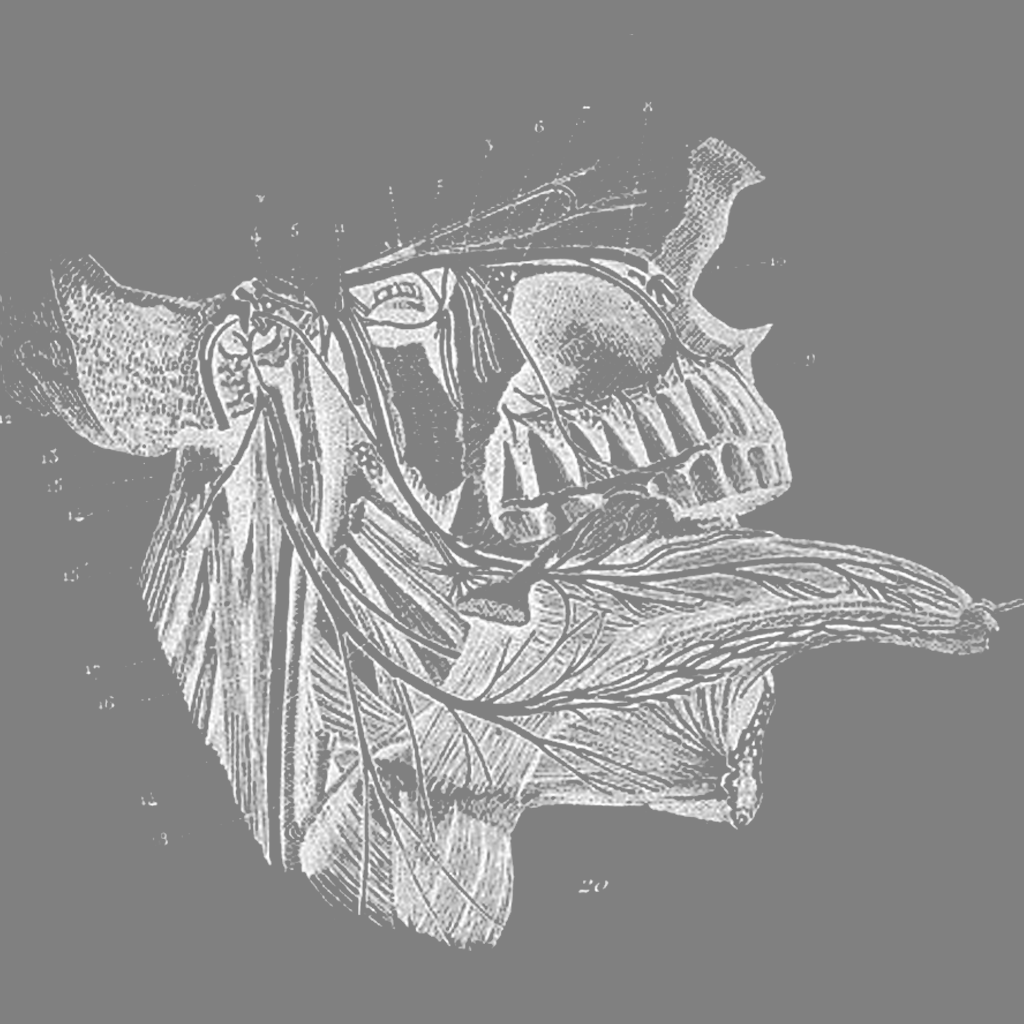
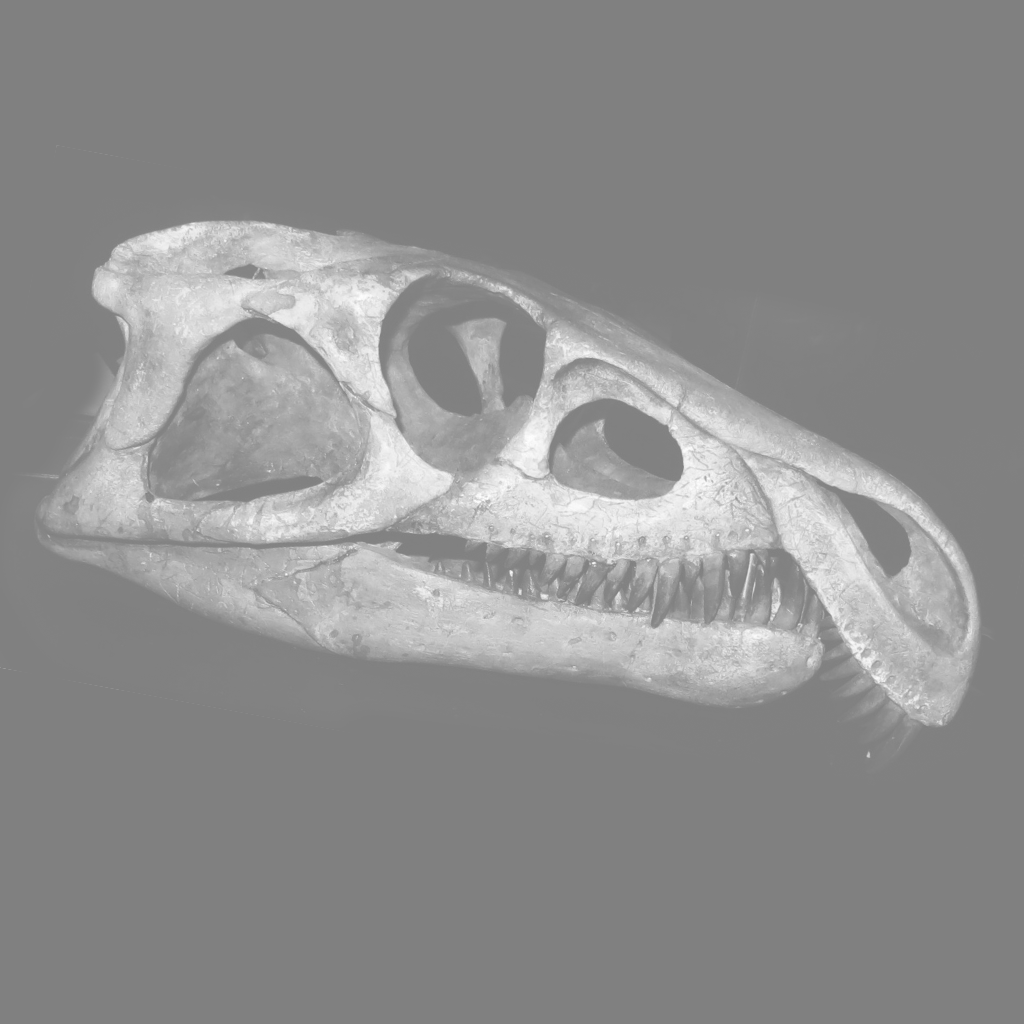
Two versions of the same layered image (1024 x 1024). Layer-by-layer changes:
painted on "Layer 5" over [0,34,1024,951]
